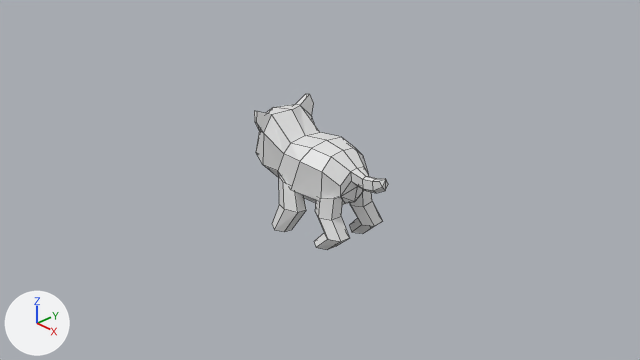
The Blender file blender/husky.blend: old version first, new version second.
One viewpoint serves both versions: the file's camera 'Camera'. Lighting does not change. The marker at lower left points along +X, +Y and +Z. Mesh edges are drawn as thin lines.

Before the edit, the objects in view are built like this:
```python
me_cube = bpy.data.meshes.new('Cube')
me_cube.from_pydata(...)  # 65 vertices, 55 faces, 2 loose edges; spans x -1.06..1.13, y -0.49..0.0, z -0.26..0.8
me_cube.materials.append(mat_material)  # white #e7e7e7
me_cylinder = bpy.data.meshes.new('Cylinder')
me_cylinder.from_pydata(...)  # 18 vertices, 14 faces; spans x -0.425..0.048, y -0.521..-0.181, z -0.748..-0.016
me_cylinder_001 = bpy.data.meshes.new('Cylinder.001')
me_cylinder_001.from_pydata(...)  # 24 vertices, 20 faces; spans x -0.59..3.04, y -2.51..-0.51, z -5.49..-1.47
ob_body = bpy.data.objects.new('body', me_cube)
ob_body.location = (0.0, 0.0, 0.0)
_m = ob_body.modifiers.new('Mirror', 'MIRROR')
_m.use_axis = (False, True, False)
_m.use_clip = True
ob_cylinder = bpy.data.objects.new('Cylinder', me_cylinder)
ob_cylinder.location = (0.0, 0.0, 0.0)
_m = ob_cylinder.modifiers.new('Mirror', 'MIRROR')
_m.use_axis = (False, True, False)
_m.mirror_object = ob_body
ob_cylinder_001 = bpy.data.objects.new('Cylinder.001', me_cylinder_001)
ob_cylinder_001.location = (0.0, 0.0, 0.0)
ob_cylinder_001.rotation_euler = (-0.101, -0.545, 0.0525)  # degrees (-5.8, -31, 3)
ob_cylinder_001.scale = (0.166, 0.166, 0.166)
_m = ob_cylinder_001.modifiers.new('Mirror', 'MIRROR')
_m.use_axis = (False, True, False)
_m.mirror_object = ob_body
```
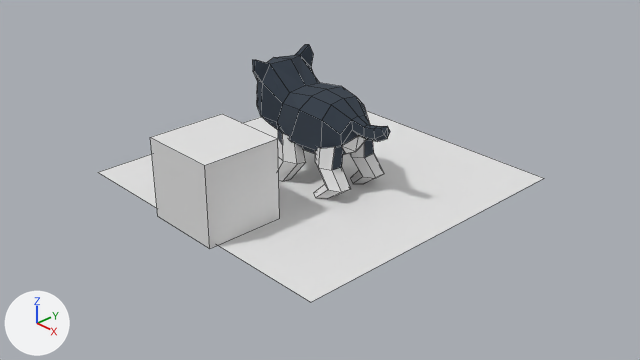
What changed in the scene script:
```text
Add mat_white:
    mat_white = principled_material('white')
    mat_white.base_color = (0.8, 0.8, 0.8)  # white #e7e7e7
    mat_white.roughness = 1.0
Add mat_grey:
    mat_grey = principled_material('grey')
    mat_grey.base_color = (0.0369, 0.0513, 0.0723)  # dark blue #36404c
    mat_grey.roughness = 1.0
Add mat_black:
    mat_black = principled_material('black')
    mat_black.base_color = (0.0423, 0.0423, 0.0423)  # black #3a3a3a
    mat_black.roughness = 1.0
Change me_cube:
    used by ob_body; location = (0.0, 0.0, 0.0)
    remove me_cube.from_pydata(...)  # 65 vertices, 55 faces, 2 loose edges; spans x -1.06..1.13, y -0.49..0.0, z -0.26..0.8
    remove me_cube.materials.append(mat_material)  # white #e7e7e7
    add me_cube.from_pydata(...)  # 78 vertices, 66 faces, 2 loose edges; spans x -1.08..1.13, y -0.49..0.0, z 0.41..1.47
    me_cube part 1: the whole mesh is rebuilt
    add me_cube.materials.append(mat_grey)  # dark blue #36404c
    add me_cube.materials.append(mat_white)  # white #e7e7e7
    add me_cube.materials.append(mat_black)  # black #3a3a3a
Add me_cylinder_001_1:
    me_cylinder_001_1.from_pydata(...)  # 24 vertices, 20 faces; spans x 0.263..0.772, y -0.463..-0.089, z -0.687..0.014
    # faces by material slot: [18, 2]
    me_cylinder_001_1.materials.append(mat_white)  # white #e7e7e7
    me_cylinder_001_1.materials.append(mat_grey)  # dark blue #36404c
Add me_cylinder_1:
    me_cylinder_1.from_pydata(...)  # 20 vertices, 15 faces; spans x -0.425..0.048, y -0.521..-0.181, z -0.689..-0.016
    # faces by material slot: [13, 2]
    me_cylinder_1.materials.append(mat_white)  # white #e7e7e7
    me_cylinder_1.materials.append(mat_grey)  # dark blue #36404c
Add me_plane:
    me_plane.from_pydata([(-1.0, -1.0, 0.0), (1.0, -1.0, 0.0), (-1.0, 1.0, 0.0), (1.0, 1.0, 0.0)], [], [(0, 1, 3, 2)])
Add me_cube_001:
    me_cube_001.from_pydata(...)  # a box spanning x -1.0..1.0, y -1.0..1.0, z -1.0..1.0
Remove ob_cylinder:
    ob_cylinder = bpy.data.objects.new('Cylinder', me_cylinder)
    ob_cylinder.location = (0.0, 0.0, 0.0)
    _m = ob_cylinder.modifiers.new('Mirror', 'MIRROR')
    _m.use_axis = (False, True, False)
    _m.mirror_object = ob_body
Remove ob_cylinder_001:
    ob_cylinder_001 = bpy.data.objects.new('Cylinder.001', me_cylinder_001)
    ob_cylinder_001.location = (0.0, 0.0, 0.0)
    ob_cylinder_001.rotation_euler = (-0.101, -0.545, 0.0525)  # degrees (-5.8, -31, 3)
    ob_cylinder_001.scale = (0.166, 0.166, 0.166)
    _m = ob_cylinder_001.modifiers.new('Mirror', 'MIRROR')
    _m.use_axis = (False, True, False)
    _m.mirror_object = ob_body
Add ob_rear_leg:
    ob_rear_leg = bpy.data.objects.new('rear-leg', me_cylinder_001_1)
    ob_rear_leg.location = (0.0, 0.0, 0.67)
    _m = ob_rear_leg.modifiers.new('Mirror', 'MIRROR')
    _m.use_axis = (False, True, False)
    _m.mirror_object = ob_body
Add ob_front_leg:
    ob_front_leg = bpy.data.objects.new('front-leg', me_cylinder_1)
    ob_front_leg.location = (0.0, 0.0, 0.67)
    _m = ob_front_leg.modifiers.new('Mirror', 'MIRROR')
    _m.use_axis = (False, True, False)
    _m.mirror_object = ob_body
Add ob_plane:
    ob_plane = bpy.data.objects.new('Plane', me_plane)
    ob_plane.location = (0.0, 0.0, 0.0)
    ob_plane.scale = (2.0, 2.0, 2.0)
Add ob_one_meter:
    ob_one_meter = bpy.data.objects.new('one-meter', me_cube_001)
    ob_one_meter.location = (0.0, -1.602, 0.5)
    ob_one_meter.scale = (0.5, 0.5, 0.5)
```

Pixel boxes (x1, y1, x2, y2) of what changed, in the pictures (640 x 360 px):
'Plane', added
    after: (98, 111, 544, 302)
'body', reshaped
    before: (254, 94, 388, 205)
    after: (252, 44, 390, 155)
'one-meter', added
    after: (150, 114, 280, 248)
'rear-leg', added
    after: (314, 139, 384, 199)
    faces in mat_white (white #e7e7e7): (314, 143, 384, 199)
    faces in mat_grey (dark blue #36404c): (318, 139, 374, 170)
'Cylinder.001', deleted
    before: (314, 190, 382, 250)
'Cylinder', deleted
    before: (272, 175, 316, 232)
'front-leg', added
    after: (278, 127, 306, 181)
    faces in mat_white (white #e7e7e7): (278, 134, 306, 181)
